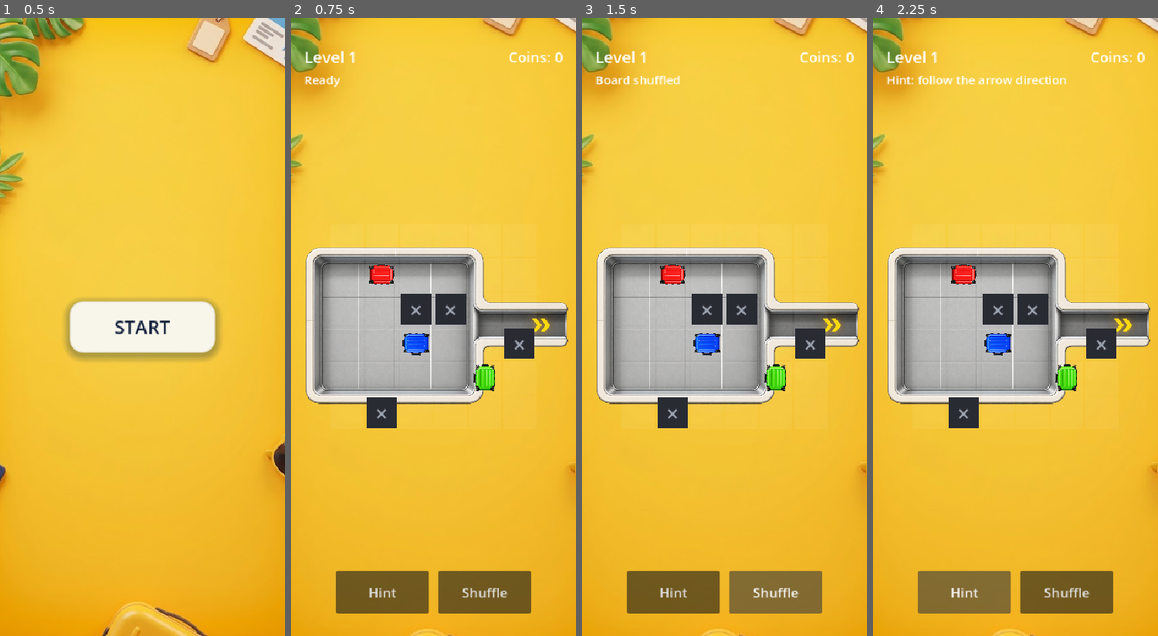
Above: before the commit, frames 1-4 (left to right).
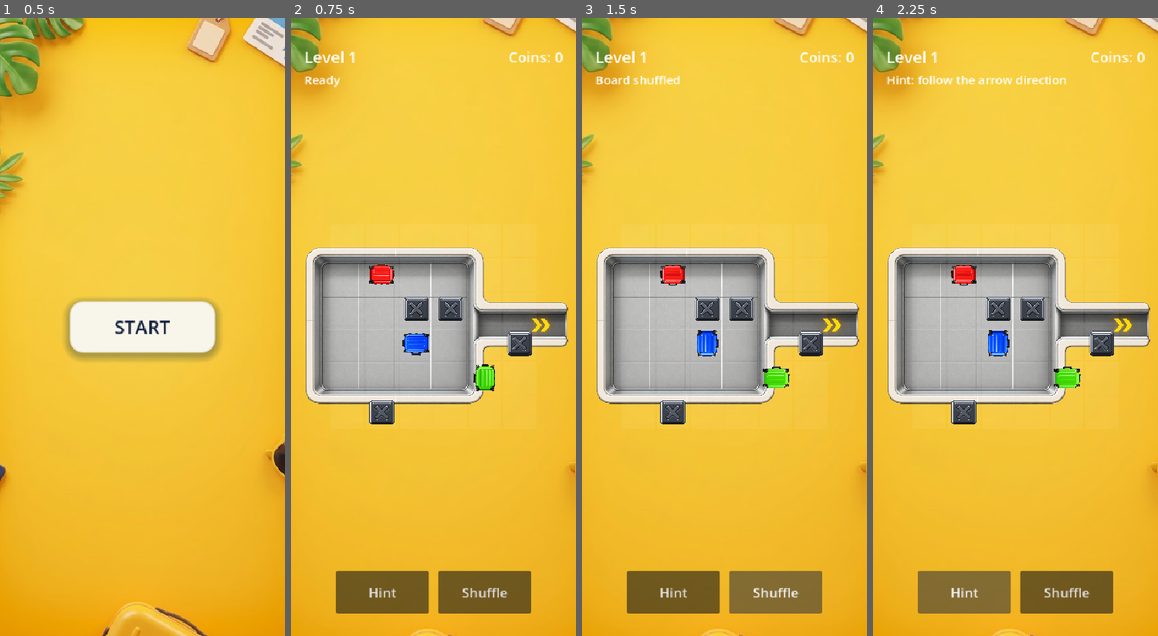
Above: after the commit, the same moments.

Repository: monetbee/luggage-jam
Game: Godot game, scene res://scenes/main_menu.tscn
The game is run twice, just before and just after one commit, with the same random seed, the same clock (stepped at 60 frames per second) and the same inputs.
Inputs:
- Up to frame 1 (0.5 s): no input
- Up to frame 2 (0.75 s): click "START" at 0.5 s
- Up to frame 3 (1.5 s): click "Shuffle" at 1.25 s
- Up to frame 4 (2.25 s): click "Hint" at 2 s

Frame 1 is identical in both runs. In frame 2, 1.6% of the frame differs, in the area x 26-86%, y 44-67%; in frame 3, 2.2%, in the area x 26-86%, y 39-67%; in frame 4, 2.2%.

Commit message:
Use clear wall asset and refresh luggage orientation

Diff:
--- a/scripts/game.gd
+++ b/scripts/game.gd
@@ -2,6 +2,7 @@
 
 const CELL_SIZE: int = 52
 const LUGGAGE_SCENE: PackedScene = preload("res://scenes/luggage.tscn")
+const WALL_TEXTURE: Texture2D = preload("res://assets/x_clear.png")
 
 @onready var board: Node2D = $Board
 @onready var tray: Sprite2D = $Tray
@@ -39,6 +40,18 @@
 	if texture_width <= 0.0:
 		return
 	var factor: float = target_width / texture_width
+	sprite.scale = Vector2(factor, factor)
+
+
+func _fit_sprite_to_cell(sprite: Sprite2D, target_size: float) -> void:
+	if sprite == null or sprite.texture == null:
+		return
+	var width: float = float(sprite.texture.get_width())
+	var height: float = float(sprite.texture.get_height())
+	var largest: float = maxf(width, height)
+	if largest <= 0.0:
+		return
+	var factor: float = target_size / largest
 	sprite.scale = Vector2(factor, factor)
 
 
@@ -85,23 +98,12 @@
 
 
 func _create_wall_visual(row: int, col: int) -> void:
-	var block_size: float = 46.0
-	var wall_node: ColorRect = ColorRect.new()
-	wall_node.mouse_filter = Control.MOUSE_FILTER_IGNORE
-	wall_node.color = Color(0.16, 0.17, 0.20, 1.0)
-	wall_node.size = Vector2(block_size, block_size)
-	wall_node.position = board_position_for(row, col) - Vector2(block_size * 0.5, block_size * 0.5)
+	var wall_node: Sprite2D = Sprite2D.new()
+	wall_node.texture = WALL_TEXTURE
+	wall_node.position = board_position_for(row, col)
+	wall_node.centered = true
+	_fit_sprite_to_cell(wall_node, 46.0)
 	board.add_child(wall_node)
-
-	var x_label: Label = Label.new()
-	x_label.mouse_filter = Control.MOUSE_FILTER_IGNORE
-	x_label.text = "×"
-	x_label.size = Vector2(block_size, block_size)
-	x_label.horizontal_alignment = HORIZONTAL_ALIGNMENT_CENTER
-	x_label.vertical_alignment = VERTICAL_ALIGNMENT_CENTER
-	x_label.add_theme_font_size_override("font_size", 34)
-	x_label.add_theme_color_override("font_color", Color(0.62, 0.65, 0.70, 1.0))
-	wall_node.add_child(x_label)
 
 
 func board_position_for(row: int, col: int) -> Vector2:
@@ -163,7 +165,7 @@
 		if luggage.collected:
 			continue
 		luggage.direction = directions[randi() % directions.size()]
-		luggage.queue_redraw()
+		luggage.refresh_direction()
 	status_label.text = "Board shuffled"
 
 
